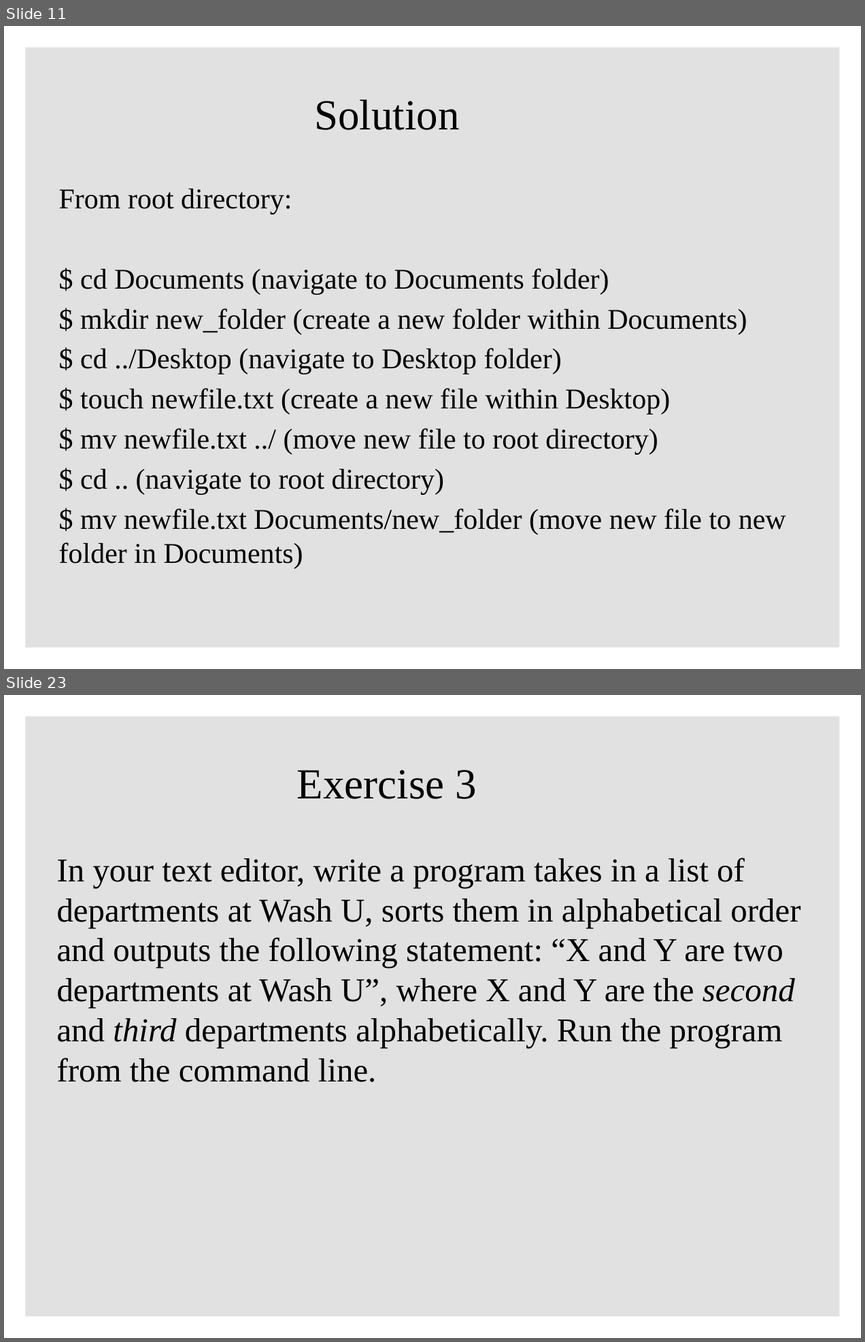
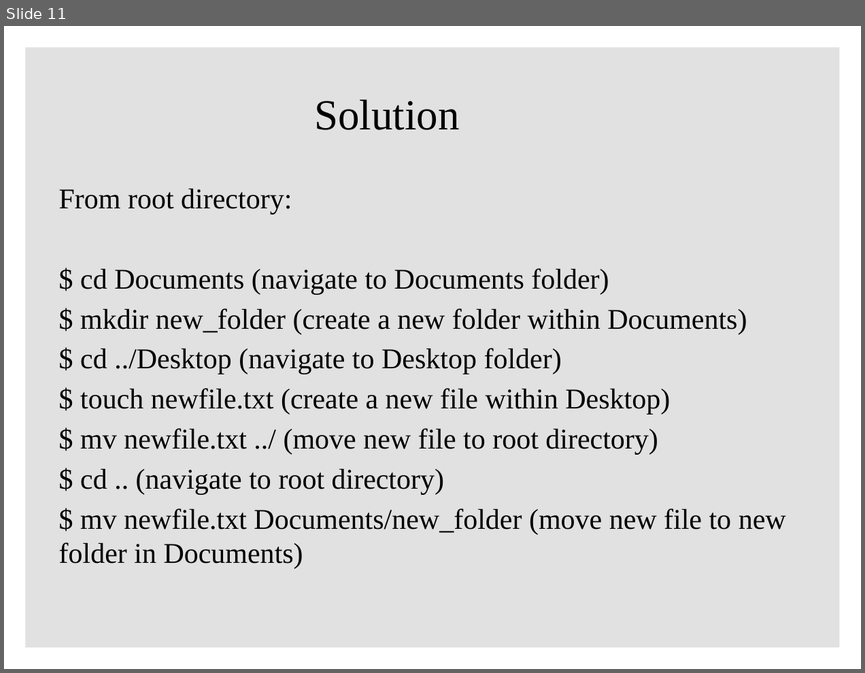
Before and after one commit to ClaudiaECarroll/Intro_to_Python, a slide deck: powerpoints/intro_python_1.pptx. Shown one above the other, each under a label of ours: slides 11 and 23 before the commit, slide 11 after it; the slides between them are not shown. The pictures are 865x1342 and 865x673 pixels, drawn with LibreOffice and Linux fonts; fonts in the diff are those of the drawing; background and template pictures are left out. Boxes give left, top, right and bottom in pixels: in the first picture for what was removed or moved away, otherwise in the second. Text is boxed around its words. In the diff, an @@ line names an element or a change of style, - is before the commit and + after.

```diff
--- a/powerpoints/intro_python_1.pptx
+++ b/powerpoints/intro_python_1.pptx
@@ slide 23 removed at <box>4,695,861,1338</box>, background #FFFFFF; not listed: 1 template element that a slide beside it also shows @@
@@ title removed at <box>297,770,477,799</box> @@
-Exercise 3
@@ text removed at <box>57,858,800,1082</box> @@
-In your text editor, write a program takes in a list of departments at Wash U, sorts them in alphabetical order and outputs the following statement: “X and Y are two departments at Wash U”, where X and Y are the second and third departments alphabetically. Run the program from the command line.
```
Also in this commit, not shown: 1 slide changed, 12 other slides removed.
